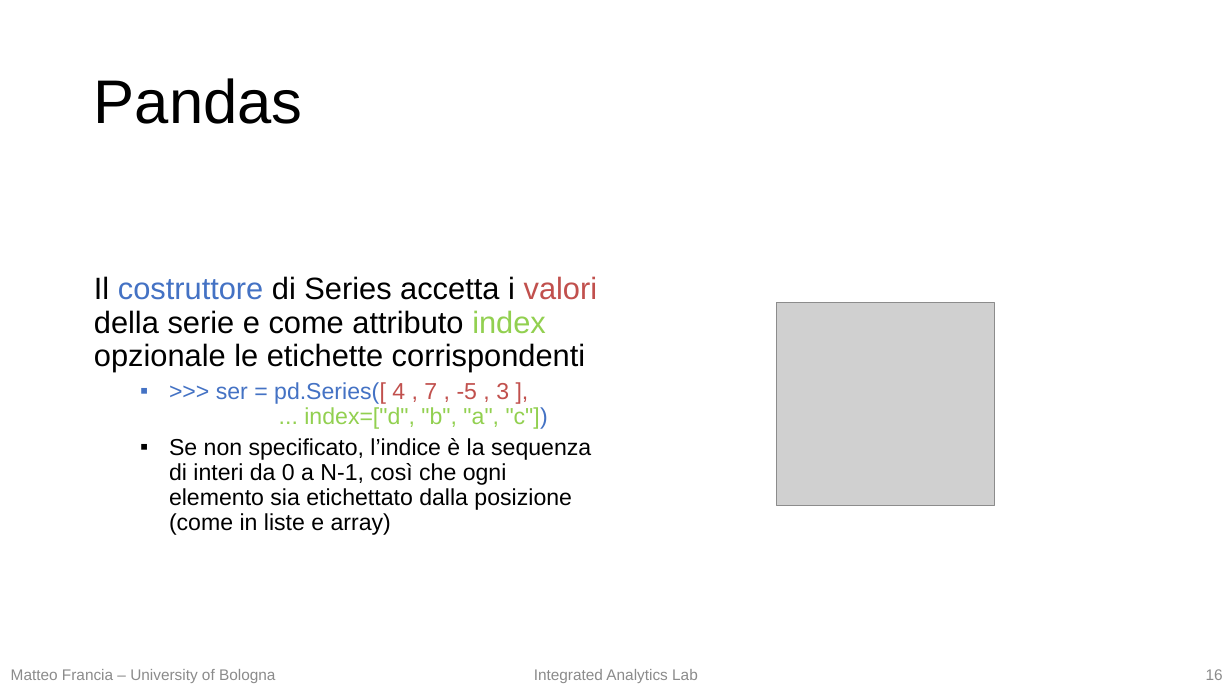
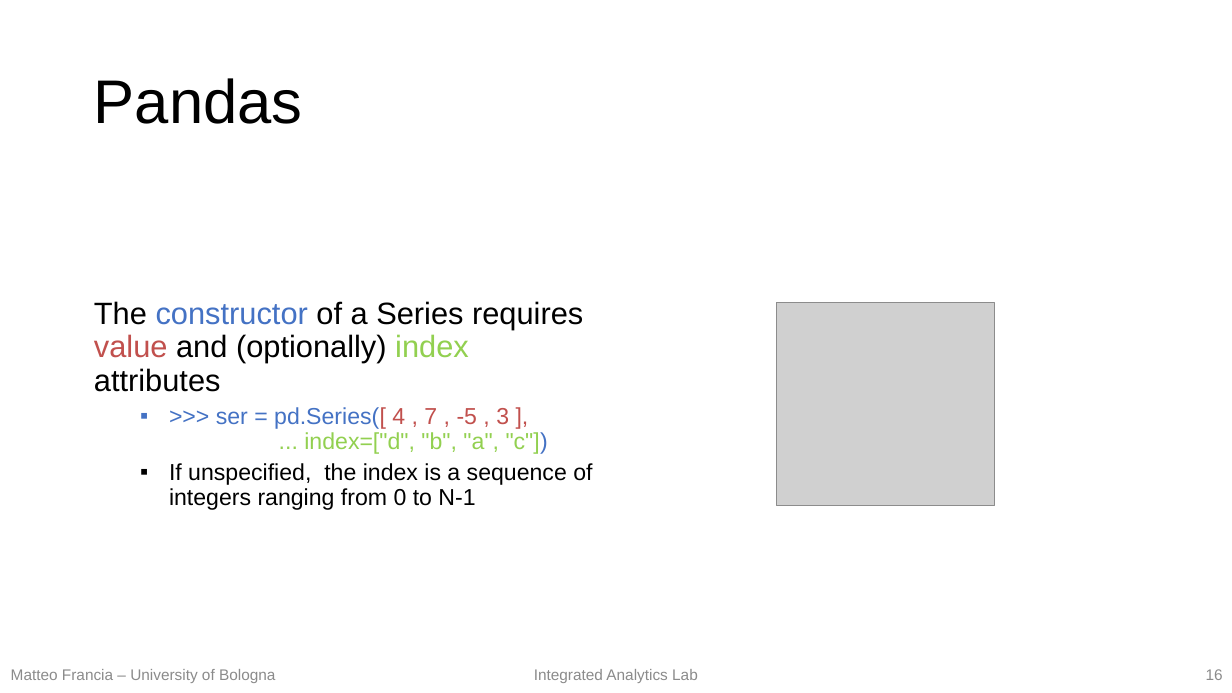
Before and after one commit to w4bo/teaching-handsondatapipelines, a slide deck: slide 16 of 01-MachineLearning/01-slides.pptx. Drawn at 1232x693 pixels with LibreOffice and Linux fonts; fonts in the diff are those of the drawing; grey boxes stand for pictures. Boxes give left, top, right and bottom in pixels: in the first picture for what was removed or moved away, otherwise in the second. Text is boxed around its words. In the diff, an @@ line names an element or a change of style, - is before the commit and + after.

```diff
--- a/01-MachineLearning/01-slides.pptx
+++ b/01-MachineLearning/01-slides.pptx
@@ text at [94,301,583,392]: text changed @@
-Il costruttore di Series accetta i valori della serie e come attributo index opzionale le etichette corrispondenti
+The constructor of a Series requires value and (optionally) index attributes
@@ text at [169,463,592,510]: text changed @@
-  ▪ Se non specificato, l’indice è la sequenza di interi da 0 a N-1, così che ogni elemento sia etichettato dalla posizione (come in liste e array)
+  ▪ If unspecified, the index is a sequence of integers ranging from 0 to N-1
```
Also in this commit, not shown: 25 other slides changed, 1 slide added, 1 slide removed, 1 other file.
